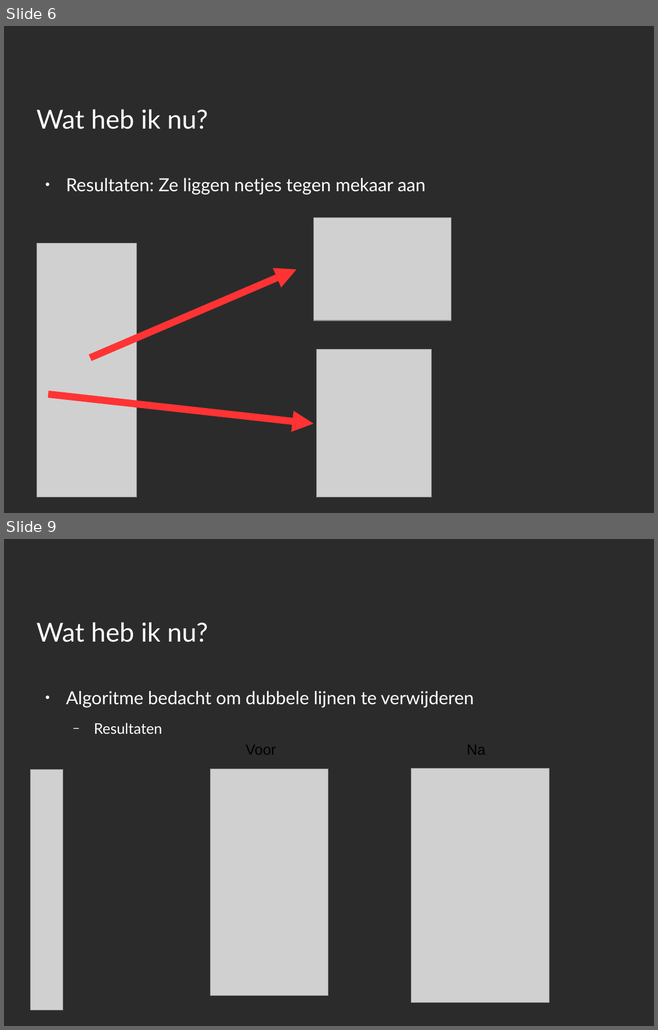
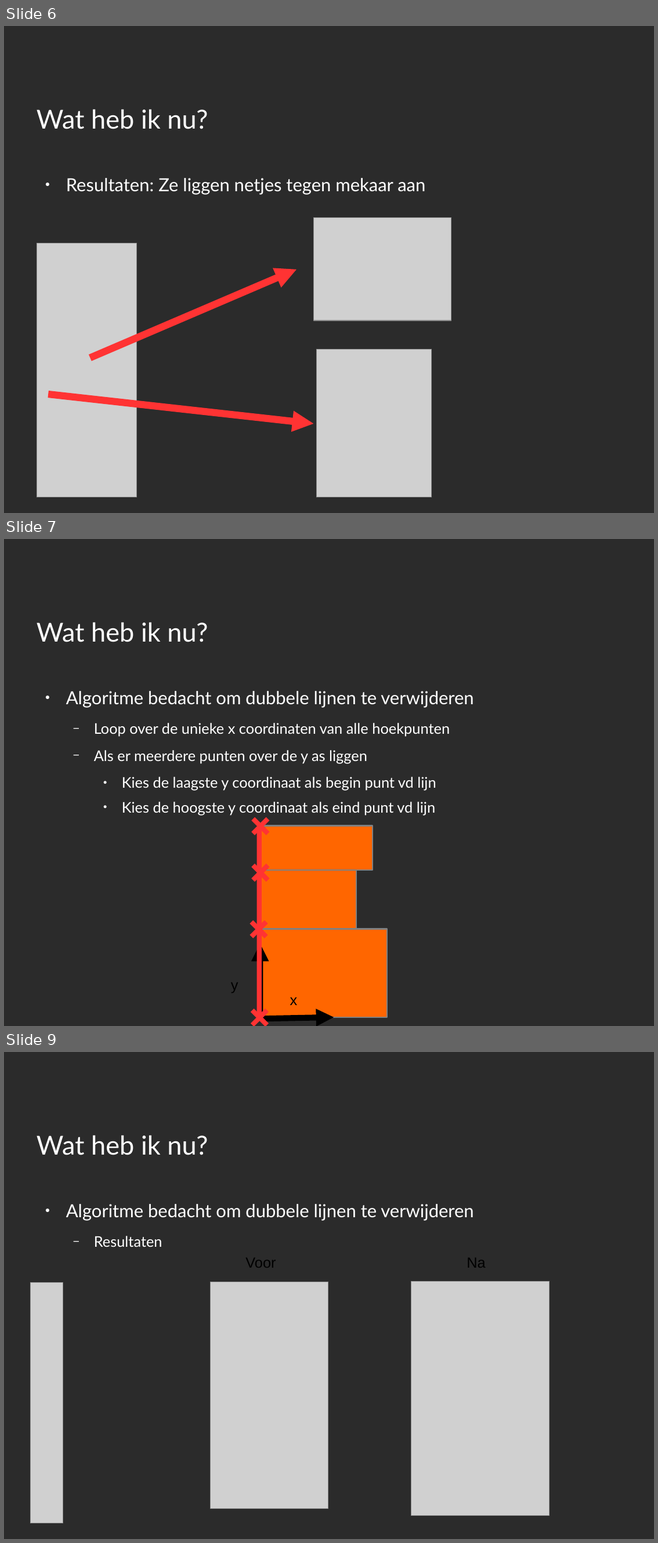
Before and after one commit to fmeccanici/2d_rectangle_packing, a slide deck: documents/presentations/meeting2.odp. Shown one above the other, each under a label of ours: slides 6 and 9 before the commit, slides 6, 7 and 9 after it; the slides between them are not shown. The pictures are 658x1030 and 658x1543 pixels, drawn with LibreOffice and Linux fonts; fonts in the diff are those of the drawing; grey boxes stand for pictures; background and template pictures are left out; a plain dark background stands for a picture behind light text. Boxes give left, top, right and bottom in pixels: in the first picture for what was removed or moved away, otherwise in the second. Text is boxed around its words. In the diff, an @@ line names an element or a change of style, - is before the commit and + after.

```diff
--- a/documents/presentations/meeting2.odp
+++ b/documents/presentations/meeting2.odp
@@ slide 7 added at (4,539,654,1026), background picture (left out) @@
@@ title added at (36,622,208,642), 32 pt, text #FFFFFF @@
+Wat heb ik nu?
@@ text added at (66,691,473,815), 18 pt, text #FFFFFF @@
+● Algoritme bedacht om dubbele lijnen te verwijderen
+  − Loop over de unieke x coordinaten van alle hoekpunten
+  − Als er meerdere punten over de y as liggen
+    ● Kies de laagste y coordinaat als begin punt vd lijn
+    ● Kies de hoogste y coordinaat als eind punt vd lijn
@@ line added from (253, 819) to (267, 834), #FF3333 5.75 pt @@
@@ line added from (253, 834) to (267, 819), #FF3333 5.75 pt @@
@@ line added from (259, 1020) to (259, 828), #FF3333 5.75 pt @@
@@ rectangle added at (260,826,372,870), fill #FF6600, outline #808080 1.7 pt @@
@@ line added from (253, 866) to (267, 880), #FF3333 5.75 pt @@
@@ line added from (253, 880) to (267, 866), #FF3333 5.75 pt @@
@@ rectangle added at (260,870,356,929), fill #FF6600, outline #808080 1.7 pt @@
@@ line added from (252, 922) to (266, 937), #FF3333 5.75 pt @@
@@ line added from (252, 937) to (266, 922), #FF3333 5.75 pt @@
@@ rectangle added at (260,929,387,1017), fill #FF6600, outline #808080 1.7 pt @@
@@ arrow added from (260, 1017) to (260, 944), #000000 7.2 pt @@
@@ text added at (231,983,238,993), 18 pt, text #000000 @@
+y
@@ text added at (290,997,297,1005), 18 pt, text #000000 @@
+x
@@ line added from (252, 1011) to (267, 1025), #FF3333 5.75 pt @@
@@ line added from (252, 1025) to (267, 1011), #FF3333 5.75 pt @@
@@ arrow added from (260, 1019) to (333, 1017), #000000 7.2 pt @@
```
Also in this commit, not shown: 1 slide changed, 2 other slides added, 1 slide removed, 5 other files.
